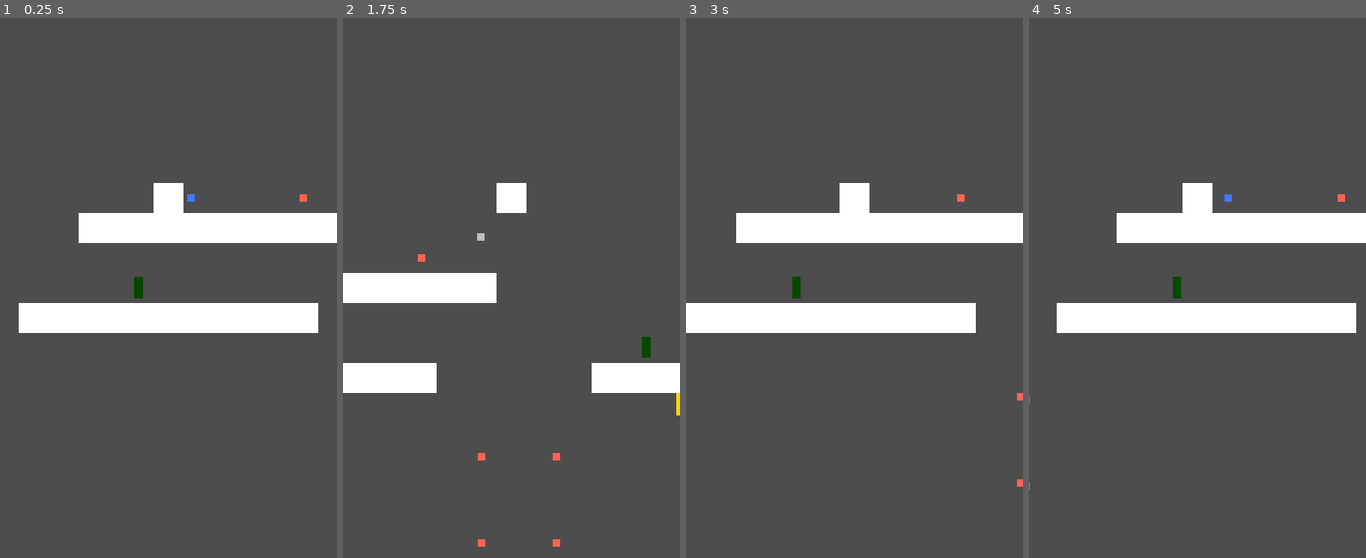
Above: before the commit, frames 1-4 (left to right).
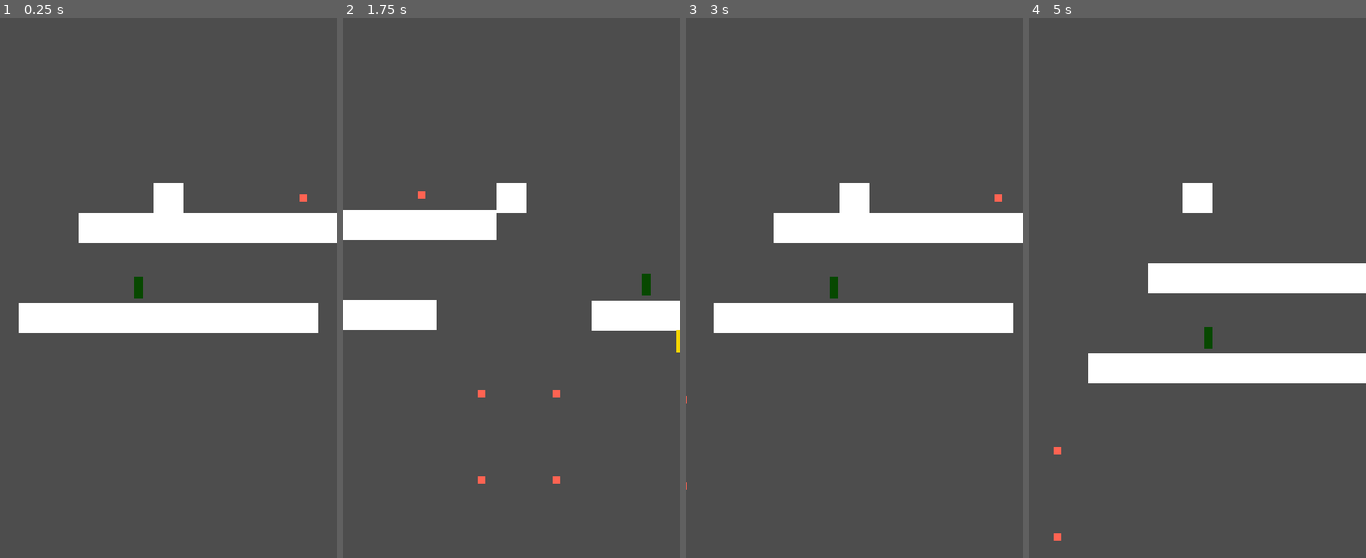
Above: after the commit, the same moments.

Repository: TylerPelaez/Sprouts
Game: Godot game, scene res://Levels/AirLevel1.tscn
The game is run twice, just before and just after one commit, with the same random seed, the same clock (stepped at 60 frames per second) and the same inputs.
Inputs:
- Up to frame 1 (0.25 s): no input
- Up to frame 2 (1.75 s): tap Enter at 0.5 s; hold E (Hit Switch) 0.53-1.28 s; hold D (Right) from 0.53 s (still down); tap Space (Jump) at 0.77, 1.52 s; tap E (Hit Switch) at 1.35 s
- Up to frame 3 (3 s): release D (Right) at 2.03 s; hold A (Left) 2.03-2.78 s; hold E (Hit Switch) 2.03-2.78 s; hold D (Right) from 2.78 s (still down); tap E (Hit Switch) at 2.85 s
- Up to frame 4 (5 s): tap Space (Jump) at 3.02, 3.77, 4.52 s; hold E (Hit Switch) 3.53-4.28 s; release D (Right) at 4.28 s; hold A (Left) from 4.28 s (still down); tap E (Hit Switch) at 4.35 s

The runs differ from the first frame. In frame 1, less than 0.1% of the frame differs, in the area x 55-58%, y 32-35%; in frame 2, 11%; in frame 3, 2.0%; in frame 4, 17%, in the area x 0-100%, y 32-97%.

Commit message:
1 day left

Diff:
--- a/Levels/AirLevel1.tscn
+++ b/Levels/AirLevel1.tscn
@@ -7,9 +7,10 @@
 [ext_resource type="PackedScene" uid="uid://bucqxfshflxln" path="res://Prefabs/SpikeEnemy.tscn" id="5_yt0rx"]
 [ext_resource type="PackedScene" uid="uid://bk5j2w78ju833" path="res://Prefabs/pills.tscn" id="6_enc4c"]
 [ext_resource type="PackedScene" uid="uid://sm5n8ljv3sdn" path="res://Prefabs/BatTest.tscn" id="7_1ja6j"]
-[ext_resource type="PackedScene" path="res://Prefabs/LevelEnd.tscn" id="8_n683u"]
+[ext_resource type="PackedScene" uid="uid://jjukmdme6xcg" path="res://Prefabs/LevelEnd.tscn" id="8_n683u"]
 [ext_resource type="PackedScene" uid="uid://ep6nutbk5cst" path="res://Prefabs/MovingPlatform.tscn" id="9_n74ue"]
 [ext_resource type="PackedScene" path="res://Prefabs/Switch.tscn" id="9_wg2g8"]
+[ext_resource type="PackedScene" path="res://Prefabs/InteractableCompanion.tscn" id="11_ydy3s"]
 
 [sub_resource type="RectangleShape2D" id="RectangleShape2D_irls3"]
 size = Vector2(64, 64)
@@ -38,6 +39,8 @@
 
 [node name="Air_level_1" type="Node2D"]
 script = ExtResource("1_k2wap")
+player_has_companion = false
+next_level = "res://Levels/GroundLevel1.tscn"
 
 [node name="Camera2D" type="Camera2D" parent="."]
 position = Vector2(96, 288)
@@ -1032,6 +1035,10 @@
 position = Vector2(1336, 6944)
 num_bats = 1
 
+[node name="InteractableCompanion" parent="." instance=ExtResource("11_ydy3s")]
+position = Vector2(1472, 6656)
+
 [editable path="Node2D"]
 [editable path="MovingPlatform"]
 [editable path="Node2D4"]
+[editable path="InteractableCompanion"]
--- a/Levels/GroundLevel1.tscn
+++ b/Levels/GroundLevel1.tscn
@@ -15,6 +15,9 @@
 
 [sub_resource type="RectangleShape2D" id="RectangleShape2D_vna0b"]
 size = Vector2(68.5, 496.5)
+
+[sub_resource type="RectangleShape2D" id="RectangleShape2D_3mmlh"]
+size = Vector2(41, 20)
 
 [sub_resource type="Curve2D" id="Curve2D_3ijxk"]
 resource_local_to_scene = true
@@ -290,6 +293,16 @@
 position = Vector2(368, 1656)
 shape = SubResource("RectangleShape2D_vna0b")
 
+[node name="StaticBody2D5" type="StaticBody2D" parent="Environment/Ground"]
+
+[node name="CollisionShape2D" type="CollisionShape2D" parent="Environment/Ground/StaticBody2D5"]
+position = Vector2(-320, 1536)
+shape = SubResource("RectangleShape2D_3mmlh")
+
+[node name="CollisionShape2D2" type="CollisionShape2D" parent="Environment/Ground/StaticBody2D5"]
+position = Vector2(1059.5, 1536)
+shape = SubResource("RectangleShape2D_3mmlh")
+
 [node name="KillAreas" type="Node2D" parent="Environment"]
 
 [node name="Area2D16" parent="Environment" instance=ExtResource("5_pvs2g")]
@@ -349,10 +362,10 @@
 position = Vector2(888, 2496)
 
 [node name="Switch6" parent="." instance=ExtResource("9_mdpgx")]
-position = Vector2(-352, 1568)
+position = Vector2(-320, 1552)
 
 [node name="Switch7" parent="." instance=ExtResource("9_mdpgx")]
-position = Vector2(1056, 1504)
+position = Vector2(1056, 1520)
 
 [node name="Switch8" parent="." instance=ExtResource("9_mdpgx")]
 position = Vector2(1312, 1208)
Not shown: 1 places in Levels/AirLevel1.tscn that only renumber resources
Not shown: 2 places in Levels/GroundLevel1.tscn that only renumber resources
Not shown: 1 places in Levels/TylerTest.tscn that only renumber resources
Not shown: 1 places in Prefabs/LevelEnd.tscn that only renumber resources
Not shown, added: Dialog/ExampleDialog.json.tmp
